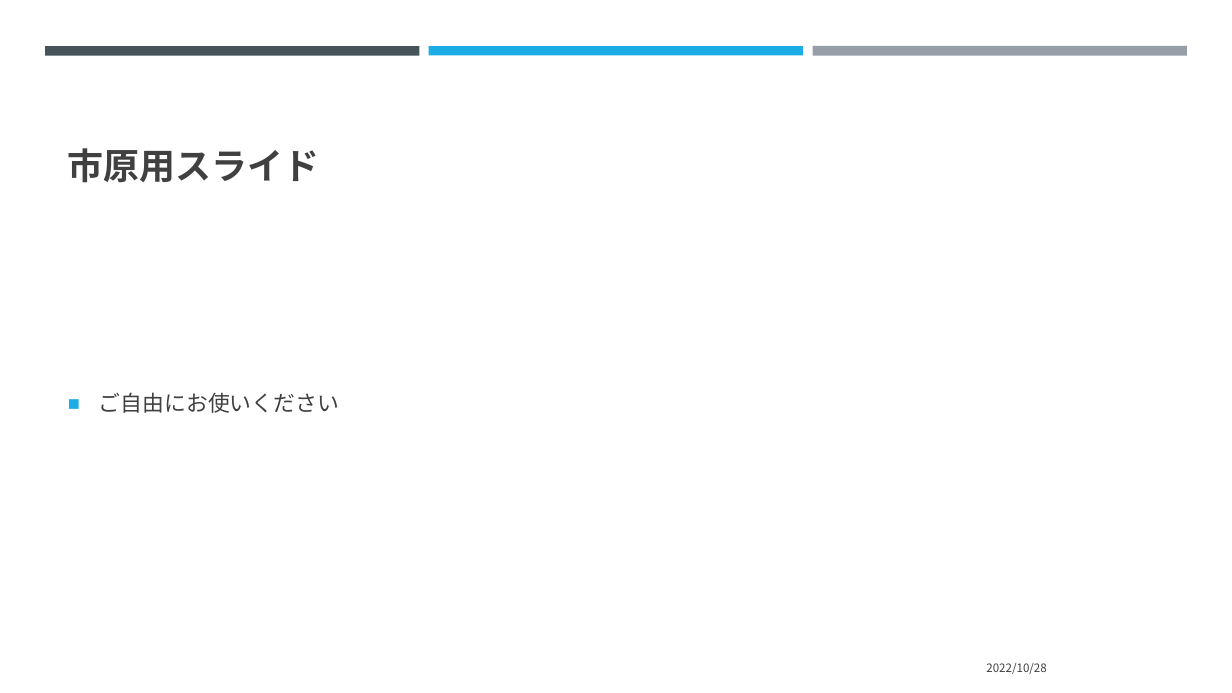
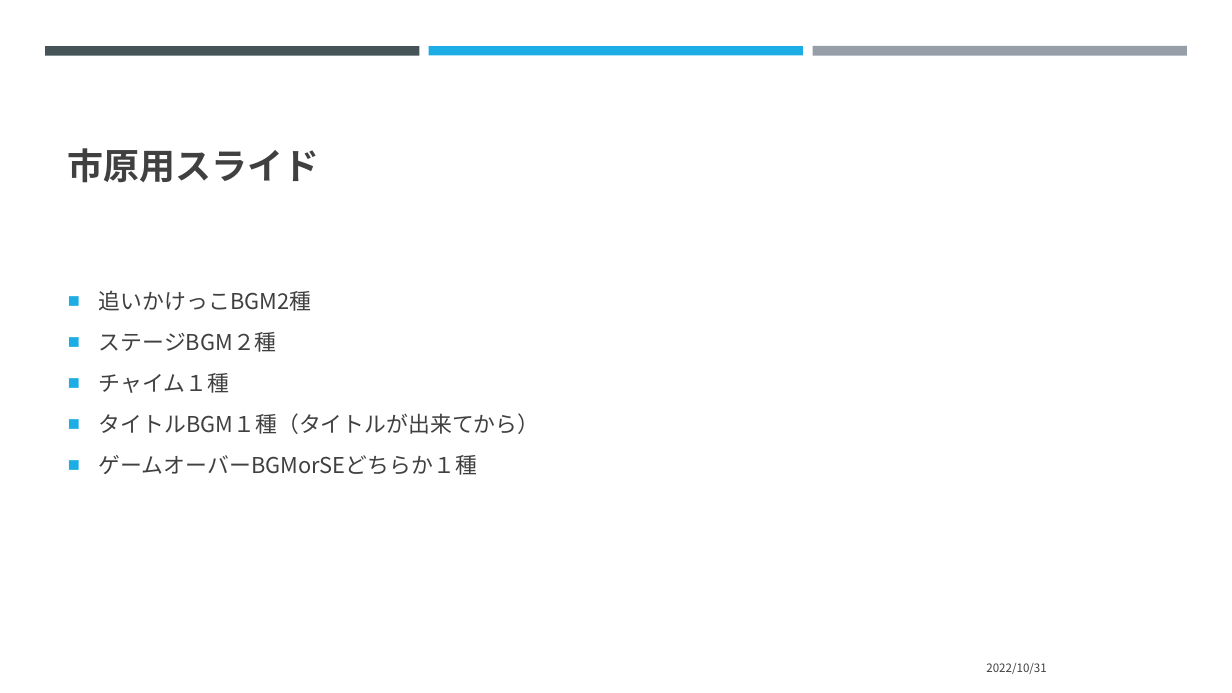
Before and after one commit to chogeru/RPG, a slide deck: slide 8 of ゲーム制作スライド.pptx. Drawn at 1232x693 pixels with LibreOffice and Linux fonts; fonts in the diff are those of the drawing. Boxes give left, top, right and bottom in pixels: in the first picture for what was removed or moved away, otherwise in the second. Text is boxed around its words. In the diff, an @@ line names an element or a change of style, - is before the commit and + after.

```diff
--- a/ゲーム制作スライド.pptx
+++ b/ゲーム制作スライド.pptx
@@ text at (99,290,540,475): text changed @@
-■ ご自由にお使いください
+■ 追いかけっこBGM2種
+■ ステージBGM２種
+■ チャイム１種
+■ タイトルBGM１種（タイトルが出来てから）
+■ ゲームオーバーBGMorSEどちらか１種
@@ text at (986,663,1046,674): text changed @@
-2022/10/28
+2022/10/31
```
Also in this commit, not shown: 6 other slides changed.
